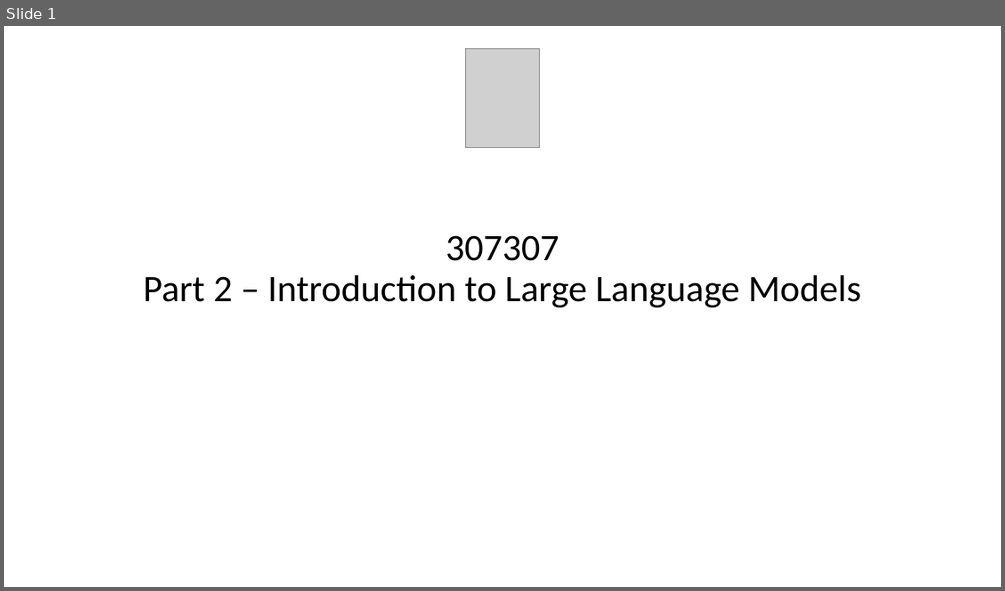
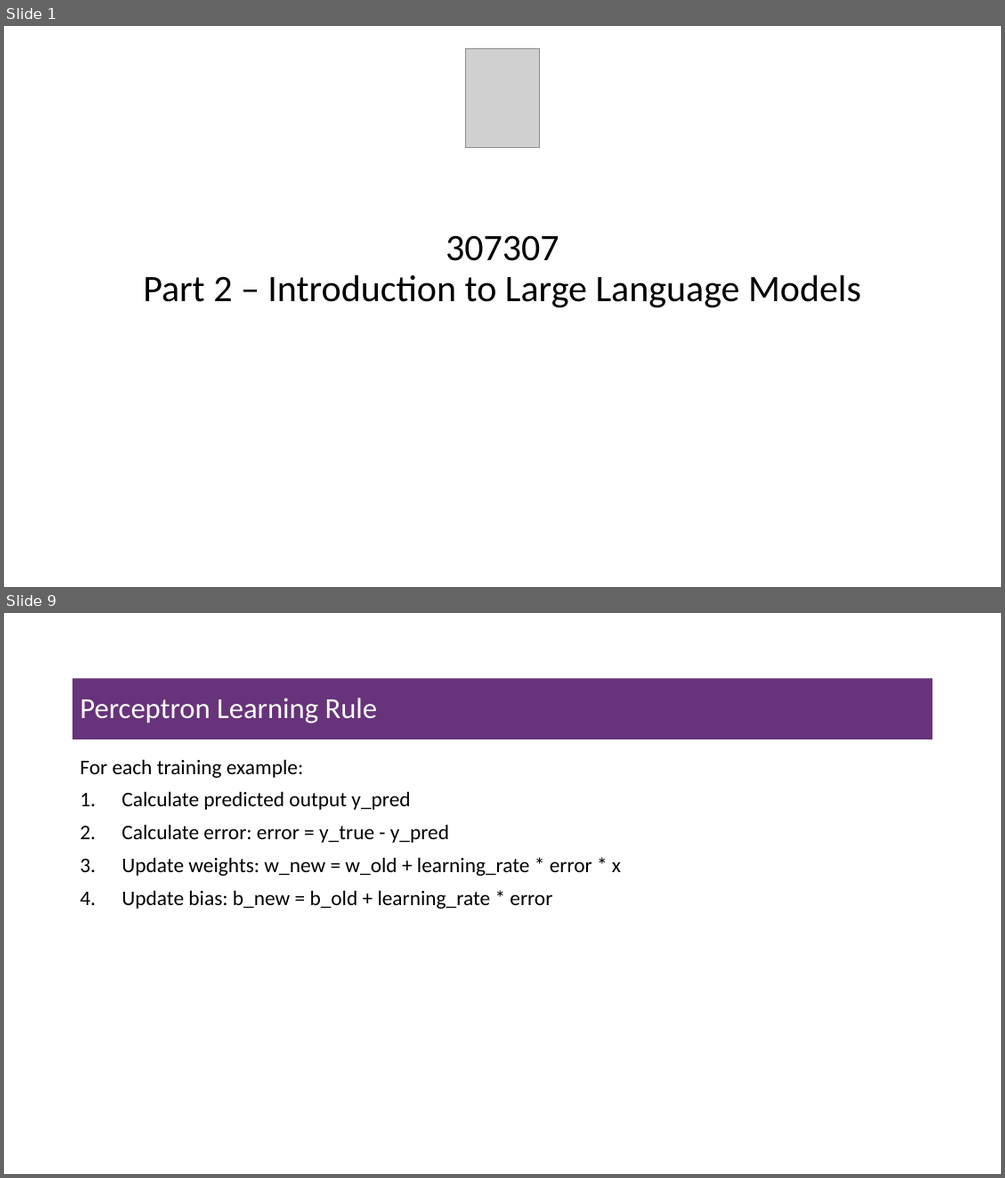
Before and after one commit to msfasha/307307-BI-Methods, a slide deck: 20242-NLP-LLM/lecture notes/Part 2 - Introduction to Large Language Models/Part 2 - Introduction to Large Language Models.pptx. Shown one above the other, each under a label of ours: slide 1 before the commit, slides 1 and 9 after it; the slides between them are not shown. The pictures are 1005x591 and 1005x1178 pixels, drawn with LibreOffice and Linux fonts; fonts in the diff are those of the drawing; grey boxes stand for pictures; background and template pictures are left out. Boxes give left, top, right and bottom in pixels: in the first picture for what was removed or moved away, otherwise in the second. Text is boxed around its words. In the diff, an @@ line names an element or a change of style, - is before the commit and + after.

Commit message:
modified the perceptron part

```diff
--- a/20242-NLP-LLM/lecture notes/Part 2 - Introduction to Large Language Models/Part 2 - Introduction to Large Language Models.pptx
+++ b/20242-NLP-LLM/lecture notes/Part 2 - Introduction to Large Language Models/Part 2 - Introduction to Large Language Models.pptx
@@ slide 9 added at (4,613,1001,1174), background #FFFFFF @@
@@ title added at (73,678,933,739), fill #67337A, 28 pt, text #FFFFFF @@
+Perceptron Learning Rule
@@ text added at (80,759,621,908), 20 pt, text #000000 @@
+For each training example:
+1. Calculate predicted output y_pred
+2. Calculate error: error = y_true - y_pred
+3. Update weights: w_new = w_old + learning_rate * error * x
+4. Update bias: b_new = b_old + learning_rate * error
```
Also in this commit, not shown: 43 slides changed, 15 other slides added, 45 slides removed, 1 other file.
